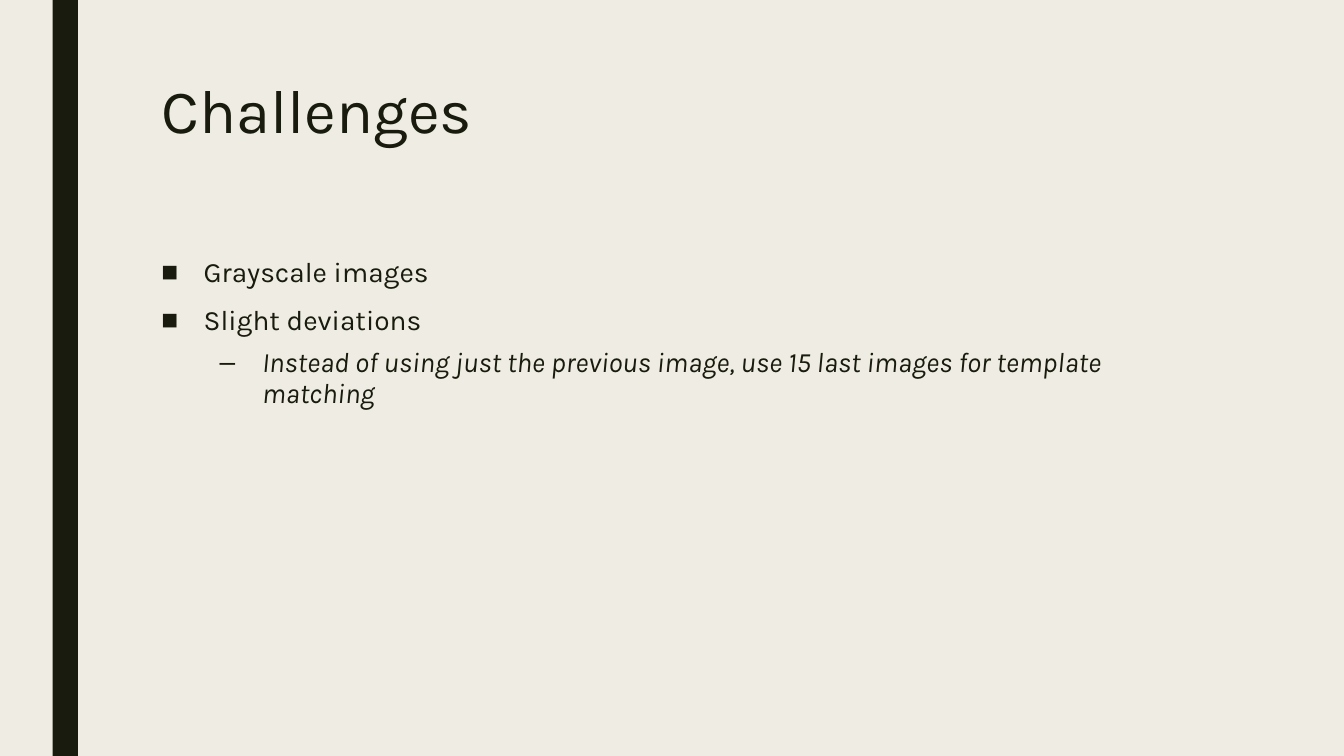
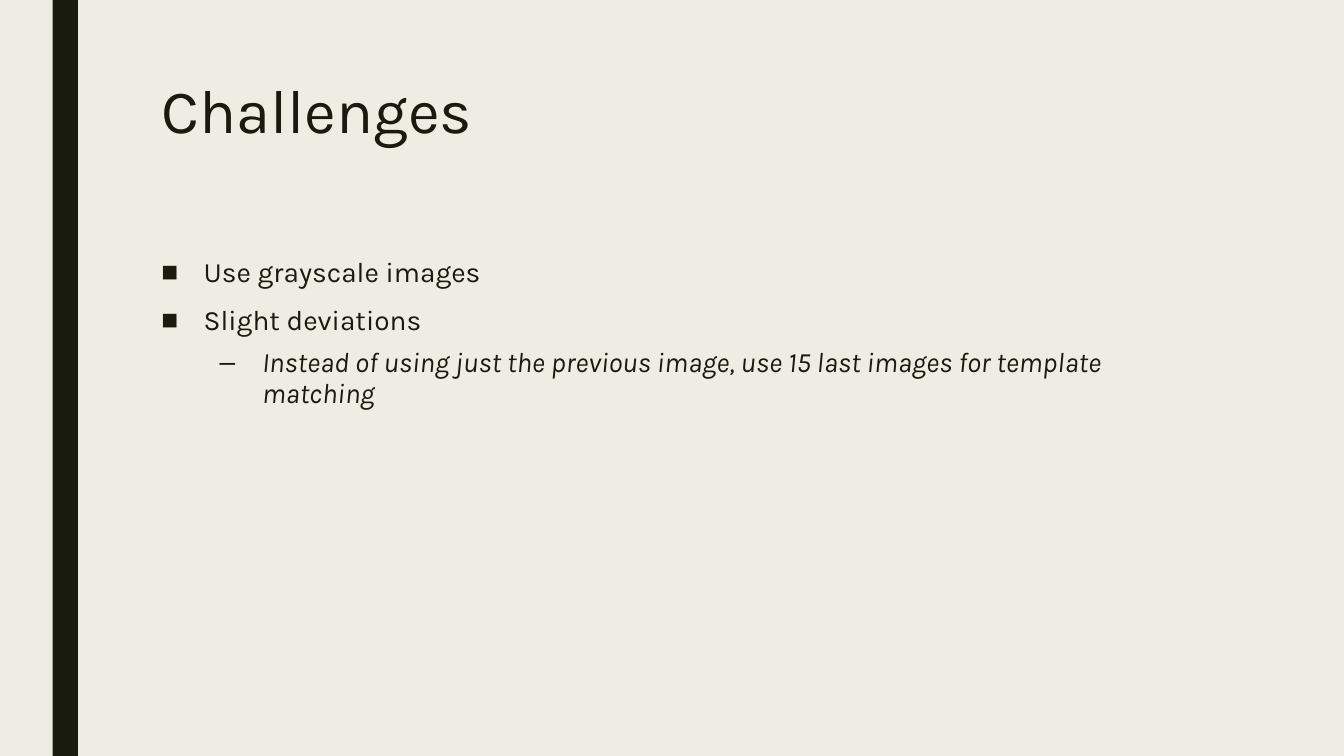
Before and after one commit to Shushalsec/ISIP, a slide deck: slide 7 of isip_presentation.pptx. Drawn at 1344x756 pixels with LibreOffice and Linux fonts; fonts in the diff are those of the drawing. Boxes give left, top, right and bottom in pixels: in the first picture for what was removed or moved away, otherwise in the second. Text is boxed around its words. In the diff, an @@ line names an element or a change of style, - is before the commit and + after.

```diff
--- a/isip_presentation.pptx
+++ b/isip_presentation.pptx
@@ text at (204, 262, 481, 289): text changed @@
-■ Grayscale images
+■ Use grayscale images
```
Also in this commit, not shown: 1 other slide changed.
